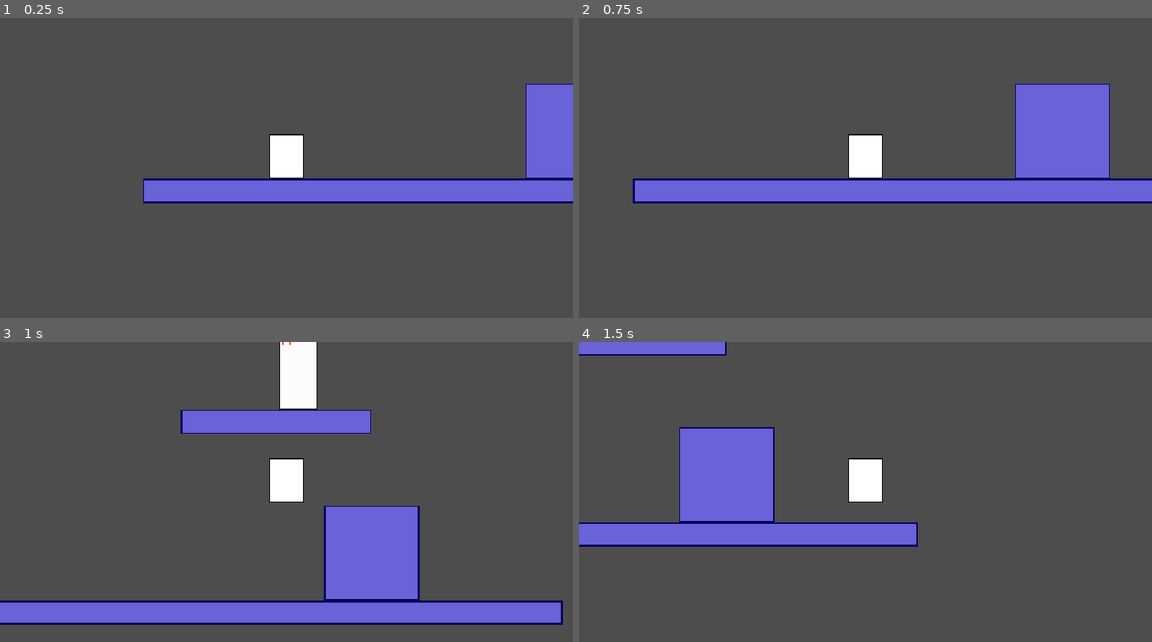
Above: before the commit, frames 1-4 (two rows, left to right).
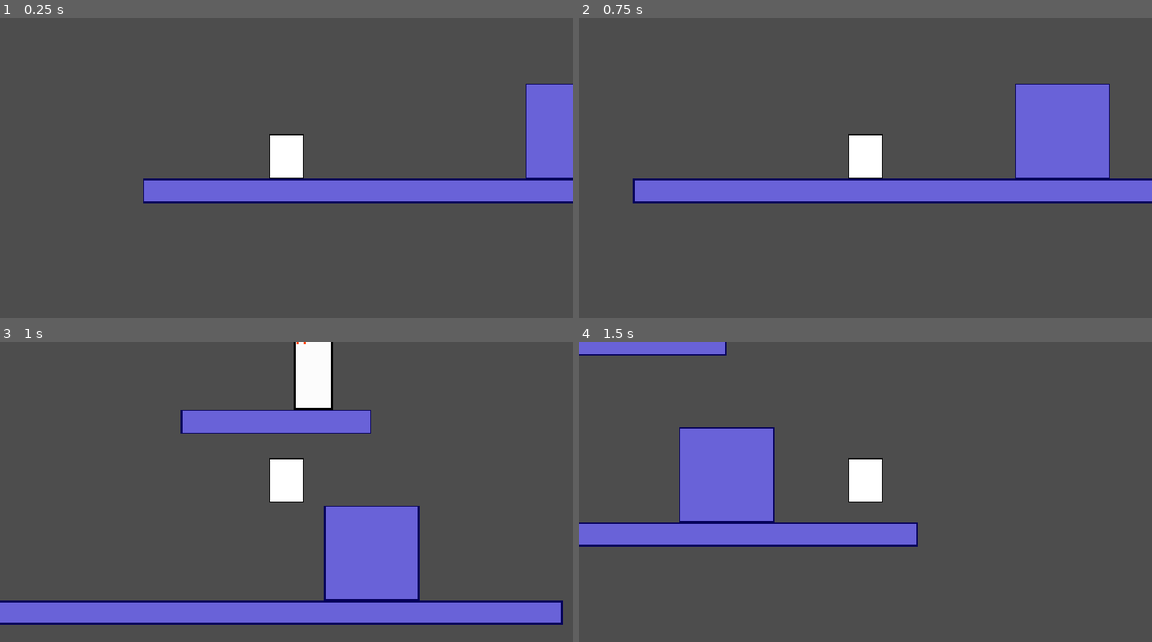
Above: after the commit, the same moments.

Repository: prtrockrs/turnover
Game: Godot game, scene res://scene/areas/area_1.tscn
Same seed, same stepped clock (60 frames per second), same inputs: the game is played once before the commit and once after it.
Inputs:
- Up to frame 1 (0.25 s): no input
- Up to frame 2 (0.75 s): tap Enter at 0.5 s; hold D (player_right) from 0.53 s (still down)
- Up to frame 3 (1 s): keep holding D (player_right); tap Space (player_jump) at 0.77 s
- Up to frame 4 (1.5 s): keep holding D (player_right)

Frames 1-2 are identical in both runs. In frame 3, 1.3% of the frame differs, in the area x 48-59%, y 0-23%; in frame 4, nothing differs.

Commit message:
guard patrols platform

Diff:
--- a/project.godot
+++ b/project.godot
@@ -45,6 +45,7 @@
 
 [layer_names]
 
+2d_physics/layer_1="environment"
 2d_physics/layer_2="Player"
 
 [physics]
--- a/scene/guard.tscn
+++ b/scene/guard.tscn
@@ -9,7 +9,7 @@
 [sub_resource type="RectangleShape2D" id="RectangleShape2D_d0u6y"]
 size = Vector2(176, 85)
 
-[node name="Guard" type="RigidBody2D" unique_id=1003810670]
+[node name="Guard" type="CharacterBody2D" unique_id=1169186090]
 script = ExtResource("1_x1kce")
 
 [node name="BodyCollision" type="CollisionShape2D" parent="." unique_id=265341380]
@@ -26,5 +26,13 @@
 position = Vector2(1, -11.5)
 shape = SubResource("RectangleShape2D_d0u6y")
 
+[node name="LeftRay" type="RayCast2D" parent="." unique_id=91837706]
+position = Vector2(-15, 1)
+target_position = Vector2(0, 36)
+
+[node name="RightRay" type="RayCast2D" parent="." unique_id=166789693]
+position = Vector2(15, 1)
+target_position = Vector2(0, 36)
+
 [connection signal="body_entered" from="DetectionRange" to="." method="_on_detection_range_body_entered"]
 [connection signal="body_exited" from="DetectionRange" to="." method="_on_detection_range_body_exited"]
--- a/scripts/guard.gd
+++ b/scripts/guard.gd
@@ -1,31 +1,62 @@
-extends RigidBody2D
+extends CharacterBody2D
 
 enum State {
 	IDLE,
 	PURSUING
 }
 
-var currentState: State = State.IDLE
-var playerDetected: bool = false
+enum Direction {
+	LEFT,
+	RIGHT
+}
+
+@onready var left_ray: RayCast2D = $LeftRay
+@onready var right_ray: RayCast2D = $RightRay
+@onready var sprite: Sprite2D = $Sprite
+
+var current_state: State = State.IDLE
+var player_detected: bool = false
+var patrol_direction: Direction = Direction.LEFT
+
 @export var speed = 60.0
-
-# Called when the node enters the scene tree for the first time.
-func _ready() -> void:
-	pass # Replace with function body.
-
 
 # Called every frame. 'delta' is the elapsed time since the previous frame.
 func _process(delta: float) -> void:
-	pass
+	if not is_on_floor():
+		velocity.y += get_gravity().y * delta
 
+	if (current_state == State.IDLE):
+		idle_behaviour()
+
+func idle_behaviour():
+	if (should_change_dir()):
+		change_dir()
+
+	var dir = -1 if (patrol_direction == Direction.LEFT) else 1
+
+	velocity.x = dir * speed
+	move_and_slide()
+
+func should_change_dir() -> bool:
+	return (
+		patrol_direction == Direction.LEFT and
+		not left_ray.is_colliding()
+	) or (
+		patrol_direction == Direction.RIGHT and
+		not right_ray.is_colliding()
+	)
+
+func change_dir():
+	patrol_direction = Direction.RIGHT if (patrol_direction == Direction.LEFT) else Direction.LEFT
+	sprite.flip_h = patrol_direction == Direction.RIGHT
 
 func _on_detection_range_body_entered(body: Node2D) -> void:
 	if body.is_in_group("player"):
-		playerDetected = true
+		player_detected = true
 		print("player detected")
 
 
 func _on_detection_range_body_exited(body: Node2D) -> void:
 	if body.is_in_group("player"):
-		playerDetected = false
+		player_detected = false
 		print("player left detection")
